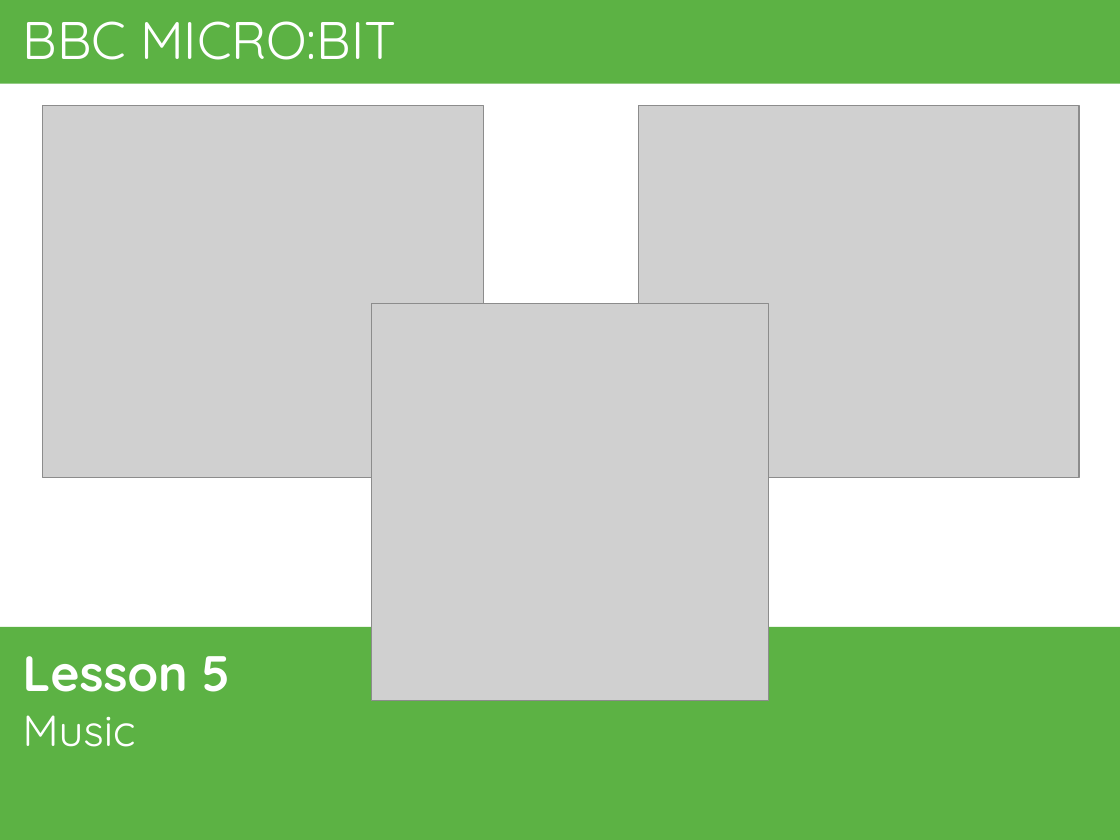
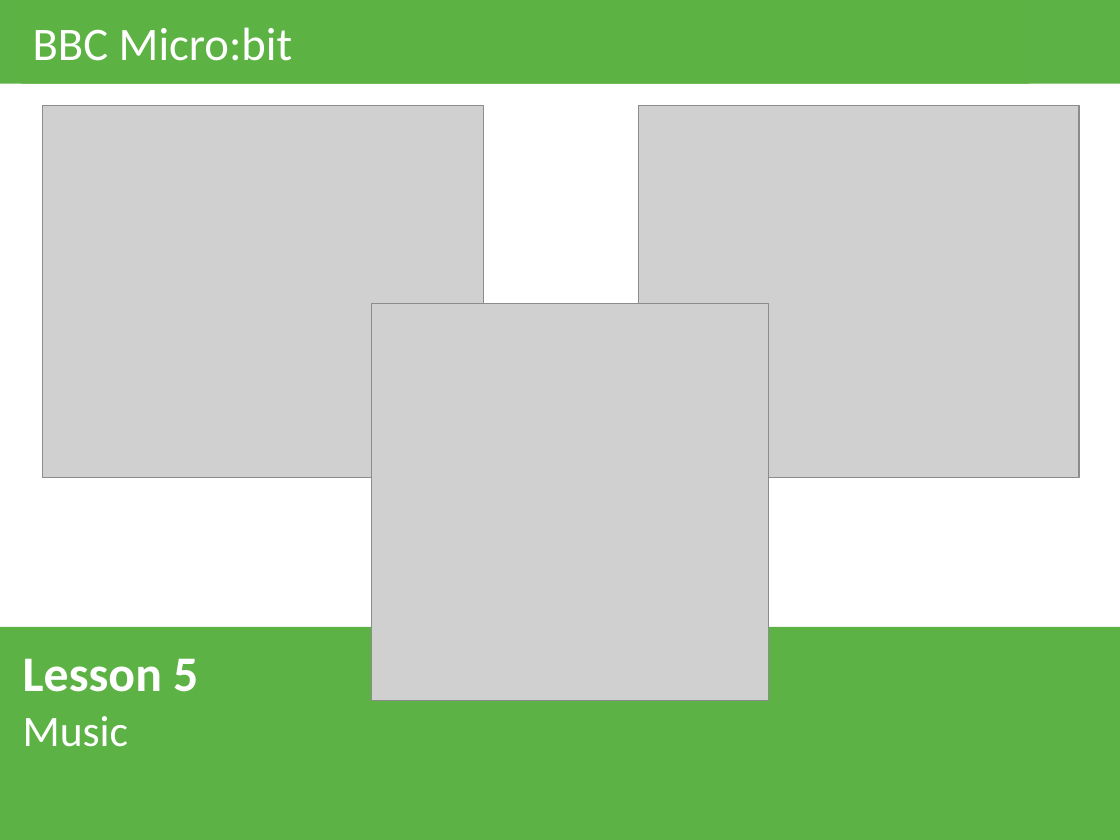
Before and after one commit to tmcdigitech/9a, a slide deck: slide 1 of static/files/microbit/05-Music.pptx. Drawn at 1120x840 pixels with LibreOffice and Linux fonts; fonts in the diff are those of the drawing; grey boxes stand for pictures. Boxes give left, top, right and bottom in pixels: in the first picture for what was removed or moved away, otherwise in the second. Text is boxed around its words. In the diff, an @@ line names an element or a change of style, - is before the commit and + after.

```diff
--- a/static/files/microbit/05-Music.pptx
+++ b/static/files/microbit/05-Music.pptx
@@ rectangle added at box(21, 0, 1029, 84), fill #5CB343, 30 pt, text #FFFFFF @@
+BBC Micro:bit
@@ title "Lesson 5" at box(23, 658, 198, 692): font Quicksand to Calibri @@
@@ subtitle "Music" at box(23, 716, 128, 747): font Quicksand to Calibri @@
```
Also in this commit, not shown: 7 other slides changed, 1 slide removed, 6 other files.
